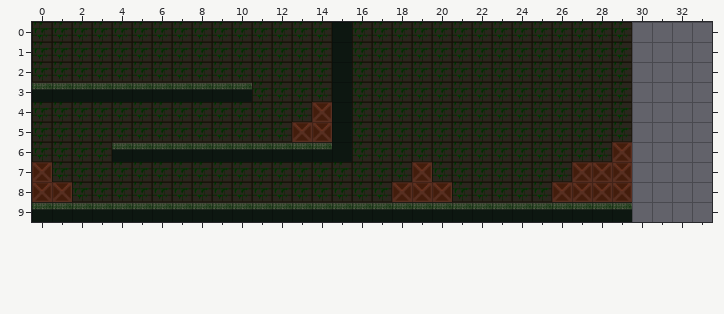
Tiled map -- lib/Mapas/Mapa 2/Data/tmx/Mapa.tmx. The first picture shows the starting point.
Cells are 64x64 px. Shown: x 0..33, y 0..9. The old version is drawn lined up with the new one.
The result:
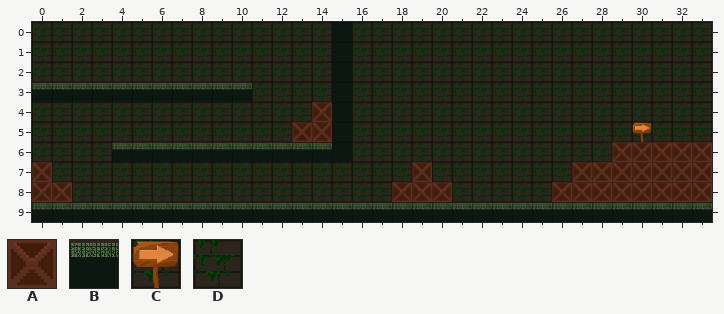
Key: from "Boxes": A 0; from "FloorTile": B 3; from "Placa": C 0; from "Wall": D 0.
_ is an empty cell.
From the commit log: Alterar forma de passar o mapa
The exact change:
map size 30x10 -> 34x10 cells
Layer "Collision Block":
There is now tile A in rows 6 to 8 at x 30 to 33.
There is now tile B in row 9 at x 30 to 33.
Layer "Wall":
There is now tile C in row 5 at x 30.
There is now tile D in rows 0 to 4 at x 30 to 33; in row 5 at x 31 to 33.
Boxes around the changes in both pictures, in picture pixels (x1, y1, x2, y2):
added: (632, 22, 712, 222)
